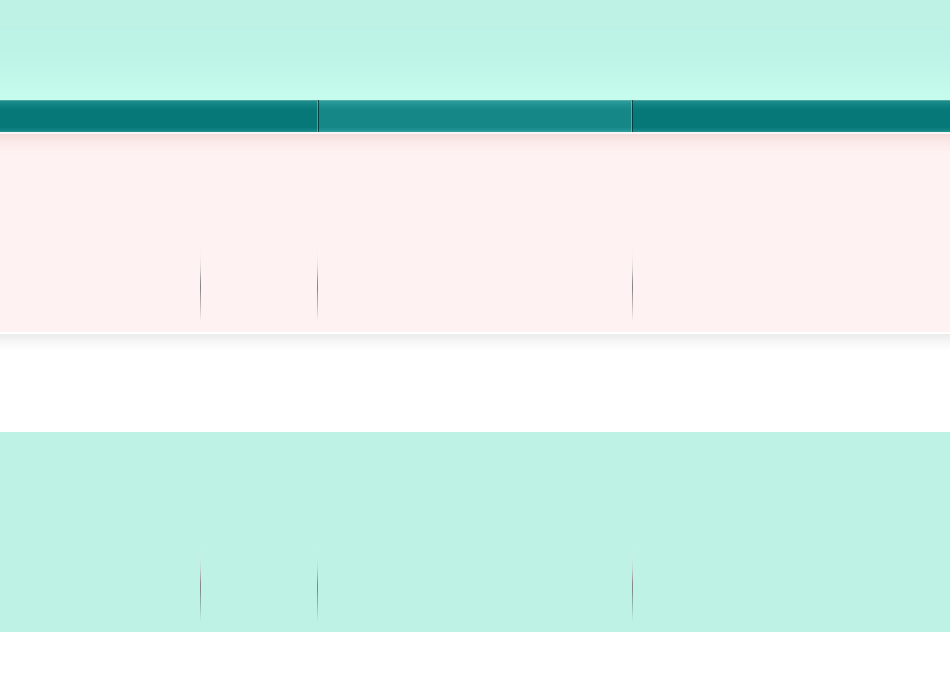
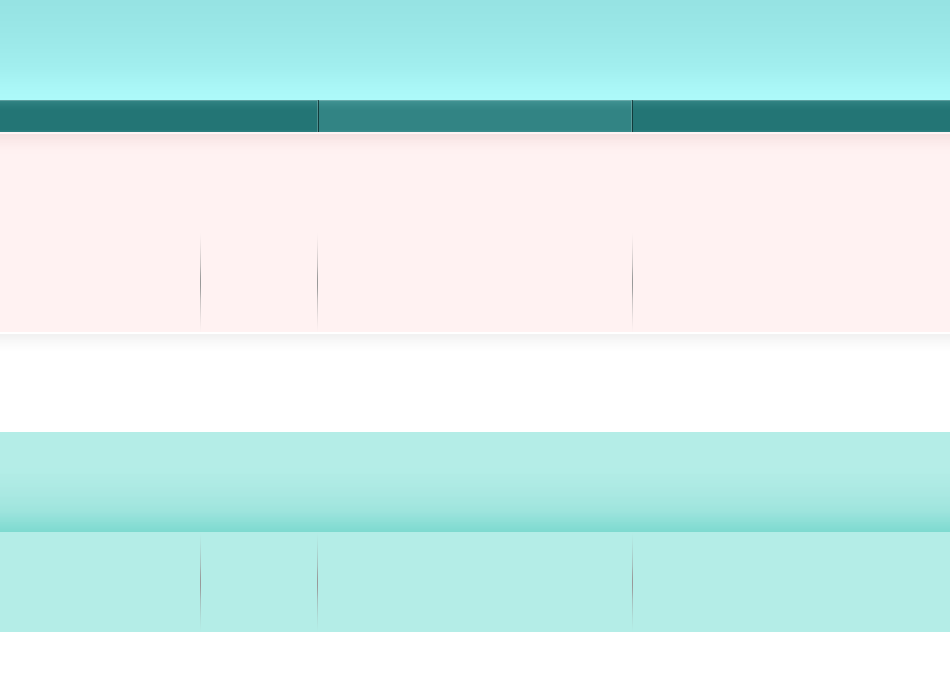
Two versions of the same layered image (950 x 696). Layer-by-layer changes:
painted on "navbar button" over bbox(0, 100, 950, 132)
painted on "header" over bbox(0, 0, 950, 100)
painted on "navbar" over bbox(0, 100, 950, 132)
painted on "footer widgets" over bbox(0, 432, 950, 532)
painted on "footer boxes" over bbox(0, 532, 950, 632)
